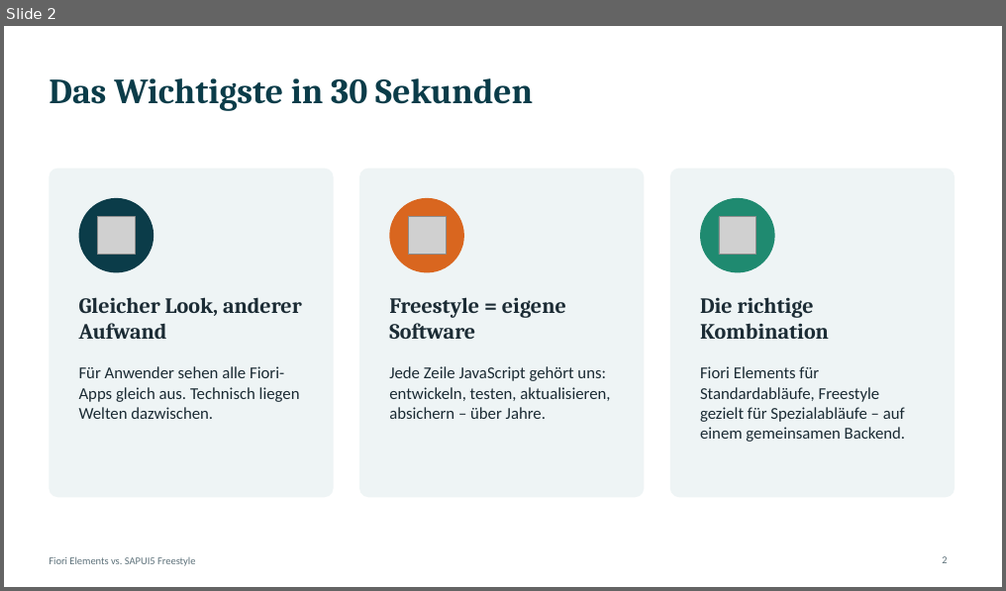
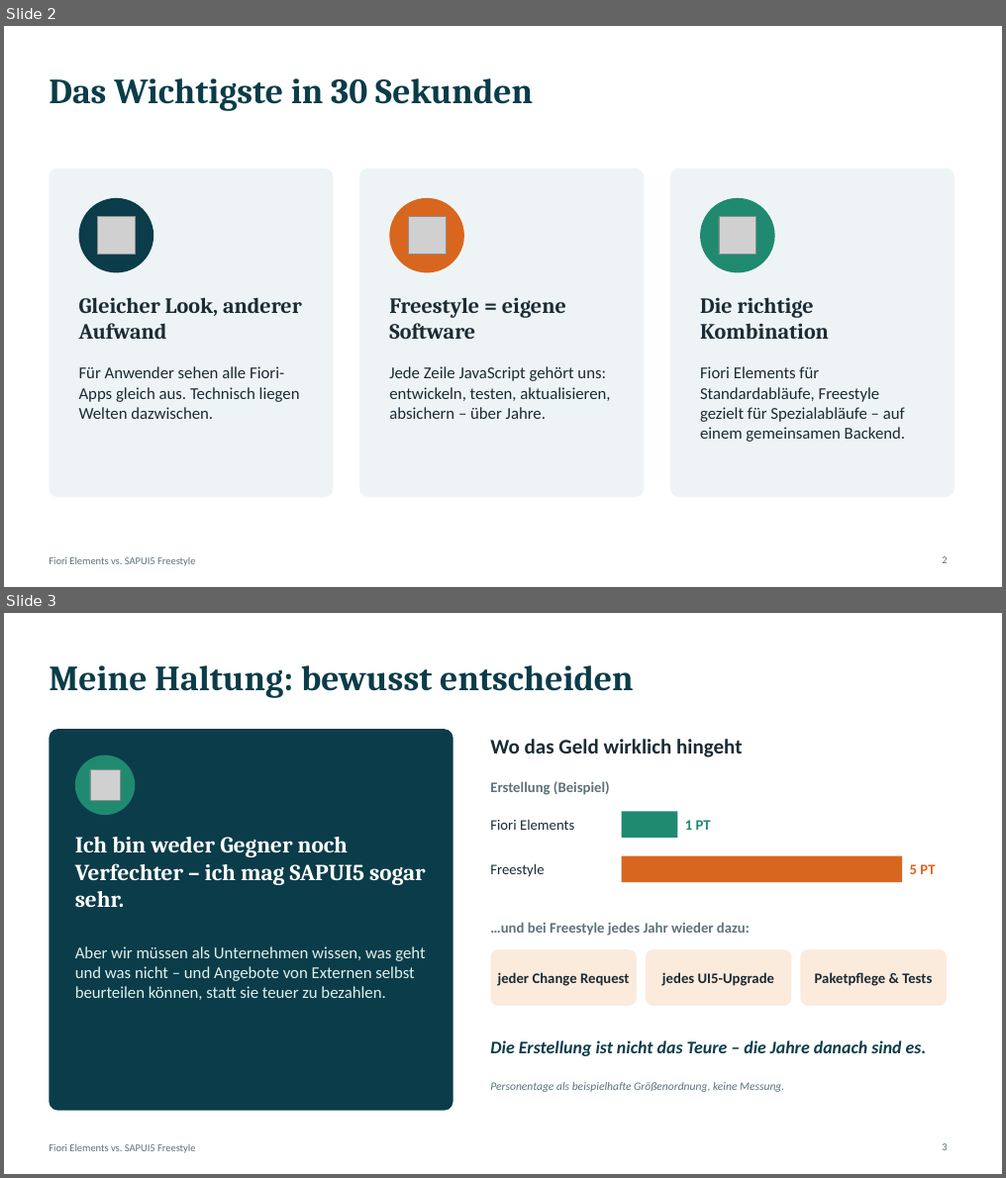
Before and after one commit to Fabs943/SAPUI5-DEMO, a slide deck: praesentation/Fiori_vs_Freestyle.pptx. Shown one above the other, each under a label of ours: slide 2 before the commit, slides 2 and 3 after it. The pictures are 1006x591 and 1006x1178 pixels, drawn with LibreOffice and Linux fonts; fonts in the diff are those of the drawing; grey boxes stand for pictures. Boxes give left, top, right and bottom in pixels: in the first picture for what was removed or moved away, otherwise in the second. Text is boxed around its words. In the diff, an @@ line names an element or a change of style, - is before the commit and + after.

```diff
--- a/praesentation/Fiori_vs_Freestyle.pptx
+++ b/praesentation/Fiori_vs_Freestyle.pptx
@@ slide 3 added at (4,613,1002,1174), background #FFFFFF; not listed: 1 template element that a slide beside it also shows @@
@@ title added at (49,665,633,698), 34 pt, text #0B3C49, bold @@
+Meine Haltung: bewusst entscheiden
@@ rounded rectangle added at (49,729,453,1111), fill #0B3C49 @@
@@ ellipse added at (75,756,135,815), fill #1F8A70 @@
@@ text added at (490,739,742,758), 20 pt, text #1B2B34, bold @@
+Wo das Geld wirklich hingeht
@@ picture added at (90,770,120,800) @@
@@ text added at (490,781,610,795), 14 pt, text #5E727B, bold @@
+Erstellung (Beispiel)
@@ text added at (490,820,574,830), 14 pt, text #1B2B34 @@
+Fiori Elements
@@ rectangle added at (622,811,678,838), fill #1F8A70 @@
@@ text added at (685,820,711,830), 14 pt, text #1F8A70, bold @@
+1 PT
@@ text added at (75,837,426,907), 22 pt, text #FFFFFF, bold @@
+Ich bin weder Gegner noch Verfechter – ich mag SAPUI5 sogar sehr.
@@ text added at (490,863,544,877), 14 pt, text #1B2B34 @@
+Freestyle
@@ rectangle added at (622,857,902,882), fill #D9661F @@
@@ text added at (910,864,935,874), 14 pt, text #D9661F, bold @@
+5 PT
@@ text added at (490,922,749,936), 14 pt, text #5E727B, bold @@
+…und bei Freestyle jedes Jahr wieder dazu:
@@ text added at (75,947,425,1000), 16 pt, text #DDF0EA @@
+Aber wir müssen als Unternehmen wissen, was geht und was nicht – und Angebote von Externen selbst beurteilen können, statt sie teuer zu bezahlen.
@@ rounded rectangle added at (491,950,637,1006), fill #FBEBDD @@
@@ rounded rectangle added at (646,950,792,1006), fill #FBEBDD @@
@@ rounded rectangle added at (801,950,946,1006), fill #FBEBDD @@
@@ text added at (498,972,629,986), 14 pt, text #1B2B34, bold @@
+jeder Change Request
@@ text added at (662,972,774,986), 14 pt, text #1B2B34, bold @@
+jedes UI5-Upgrade
@@ text added at (815,972,932,986), 14 pt, text #1B2B34, bold @@
+Paketpflege & Tests
@@ text added at (490,1041,927,1057), 17 pt, text #0B3C49, bold, italic @@
+Die Erstellung ist nicht das Teure – die Jahre danach sind es.
@@ text added at (490,1082,784,1092), 11 pt, text #5E727B, italic @@
+Personentage als beispielhafte Größenordnung, keine Messung.
@@ page number added at (942,1144,946,1151), 10 pt, text #5E727B @@
+3
```
Also in this commit, not shown: 2 slides changed, 1 other slide added, 17 other files.
